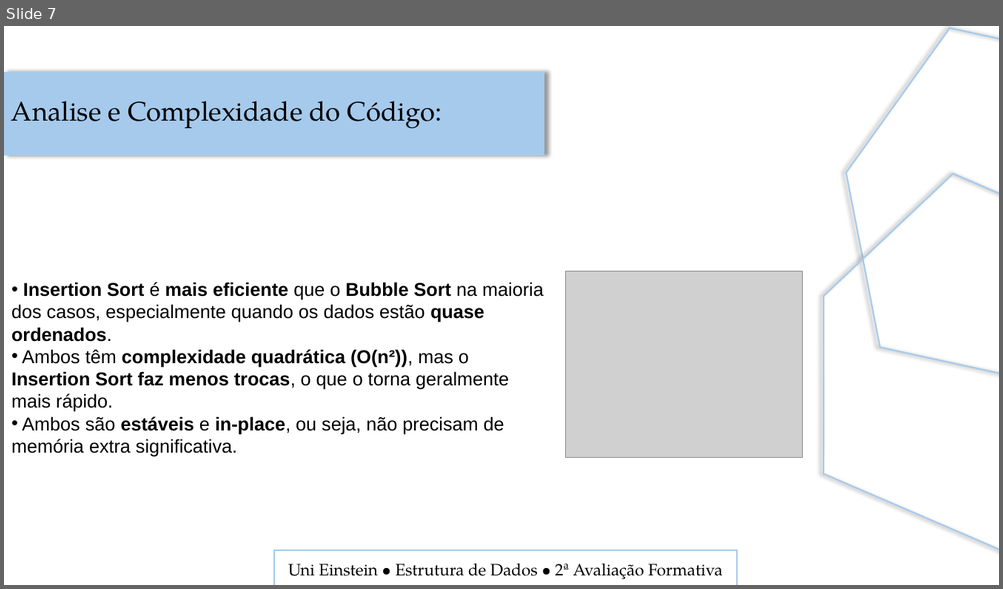
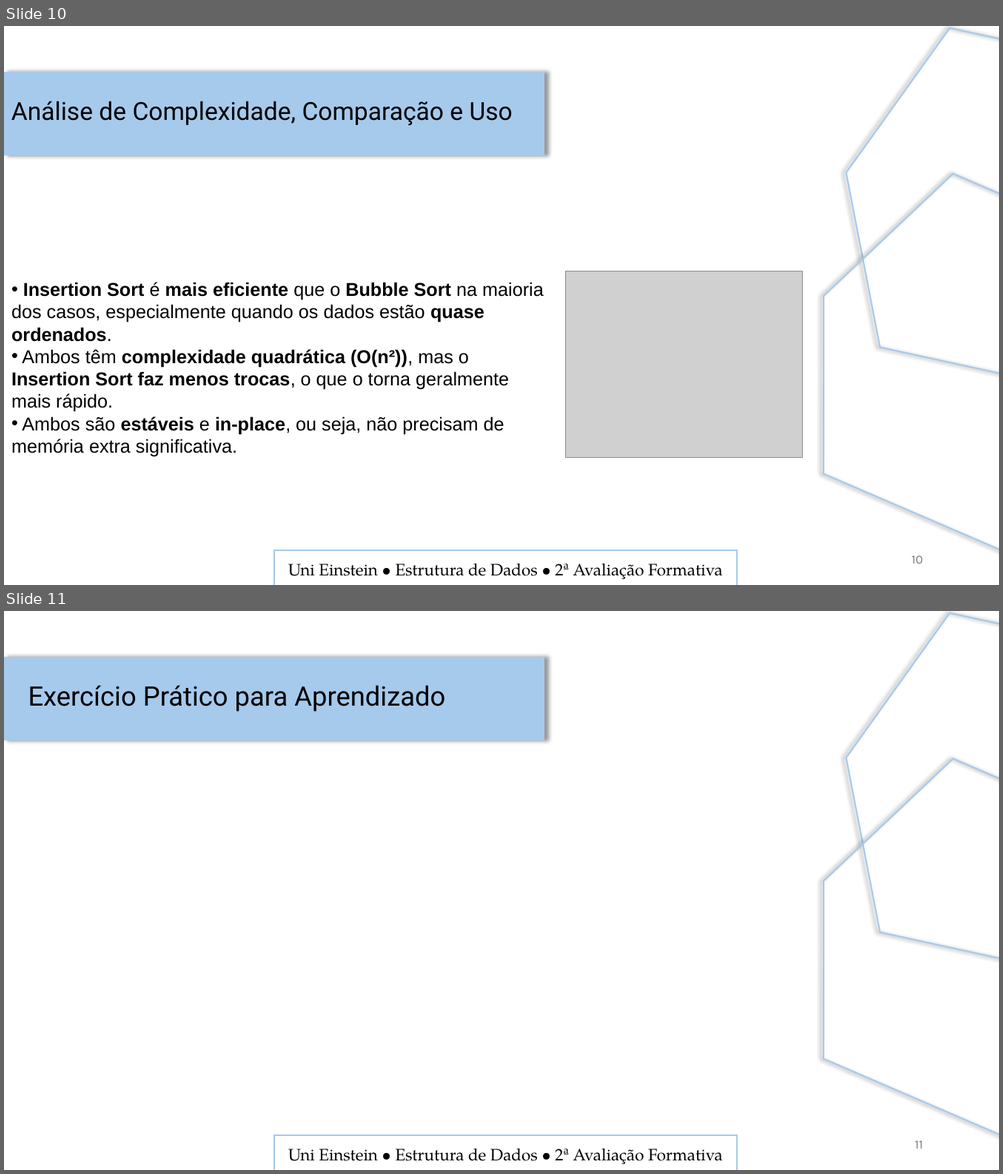
Before and after one commit to Edu1Sinico/Projetos_ADSN_Einstein, a slide deck: Segundo_Semestre/Estrutura_de_Dados/projeto_estrutura_de_ordenacao/apresentacao_insertion_sort.pptx. Shown one above the other, each under a label of ours: slide 7 before the commit, slides 10 and 11 after it. The pictures are 1003x589 and 1003x1174 pixels, drawn with LibreOffice and Linux fonts; fonts in the diff are those of the drawing; grey boxes stand for pictures. Boxes give left, top, right and bottom in pixels: in the first picture for what was removed or moved away, otherwise in the second. Text is boxed around its words. In the diff, an @@ line names an element or a change of style, - is before the commit and + after.

Commit message:
Enviando os materiais de power bi e a apresentação de estrutura de dados paa o github - 28/10/2025

```diff
--- a/Segundo_Semestre/Estrutura_de_Dados/projeto_estrutura_de_ordenacao/apresentacao_insertion_sort.pptx
+++ b/Segundo_Semestre/Estrutura_de_Dados/projeto_estrutura_de_ordenacao/apresentacao_insertion_sort.pptx
@@ slide 11 added at (x1=4, y1=611, x2=999, y2=1170), background #FFFFFF @@
@@ flow chart preparation added at (x1=811, y1=611, x2=999, y2=992), outline #A6CAEC 1.5 pt @@
@@ rectangle added at (x1=4, y1=657, x2=545, y2=740), fill #A6CAEC @@
@@ text added at (x1=28, y1=685, x2=445, y2=712), 26 pt, text #000000 @@
+Exercício Prático para Aprendizado
@@ flow chart preparation added at (x1=759, y1=731, x2=999, y2=1170), outline #A6CAEC 1.5 pt @@
@@ rectangle added at (x1=274, y1=1136, x2=737, y2=1170), outline #A6CAEC 1.5 pt @@
@@ page number added at (x1=914, y1=1141, x2=922, y2=1149), 12 pt, text #797979 @@
+11
@@ text added at (x1=288, y1=1148, x2=723, y2=1165), 16 pt, text #000000 @@
+Uni Einstein ∙ Estrutura de Dados ∙ 2ª Avaliação Formativa
@@ what was slide 7 is now slide 10 @@
@@ slide 10 changed as well @@
@@ text removed at (x1=11, y1=101, x2=442, y2=129) @@
-Analise e Complexidade do Código:
@@ text added at (x1=11, y1=101, x2=512, y2=126), 24.1 pt, text #000000 @@
+Análise de Complexidade, Comparação e Uso
@@ page number added at (x1=911, y1=556, x2=922, y2=564), 12 pt, text #797979 @@
+10
```
Also in this commit, not shown: 7 other slides changed, 3 other slides added, 2 other files.
